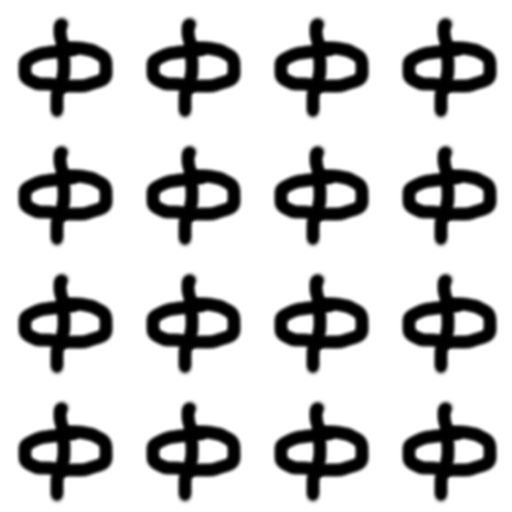
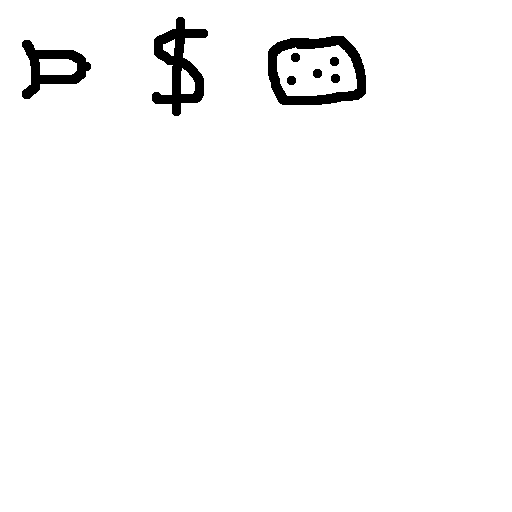
Layered file, before and after one edit (512px x 512px). Changes by layer:
painted on "Background" over bbox(16, 15, 499, 505)
